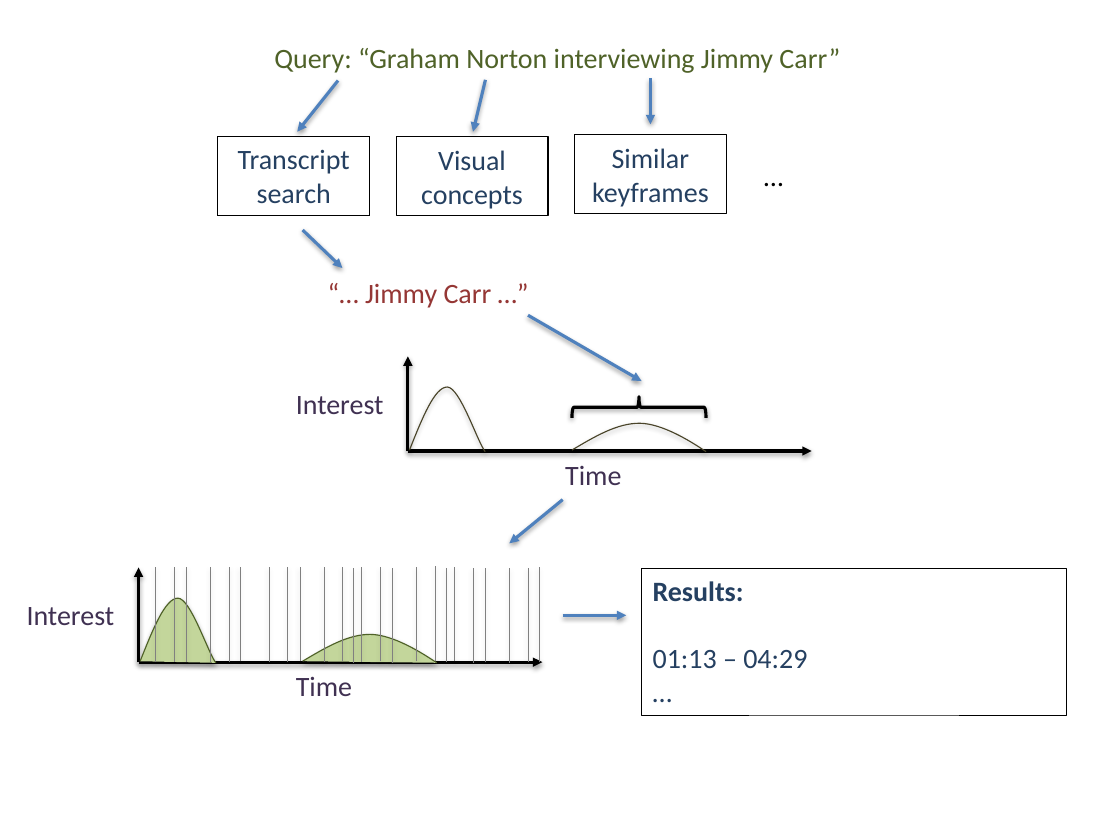
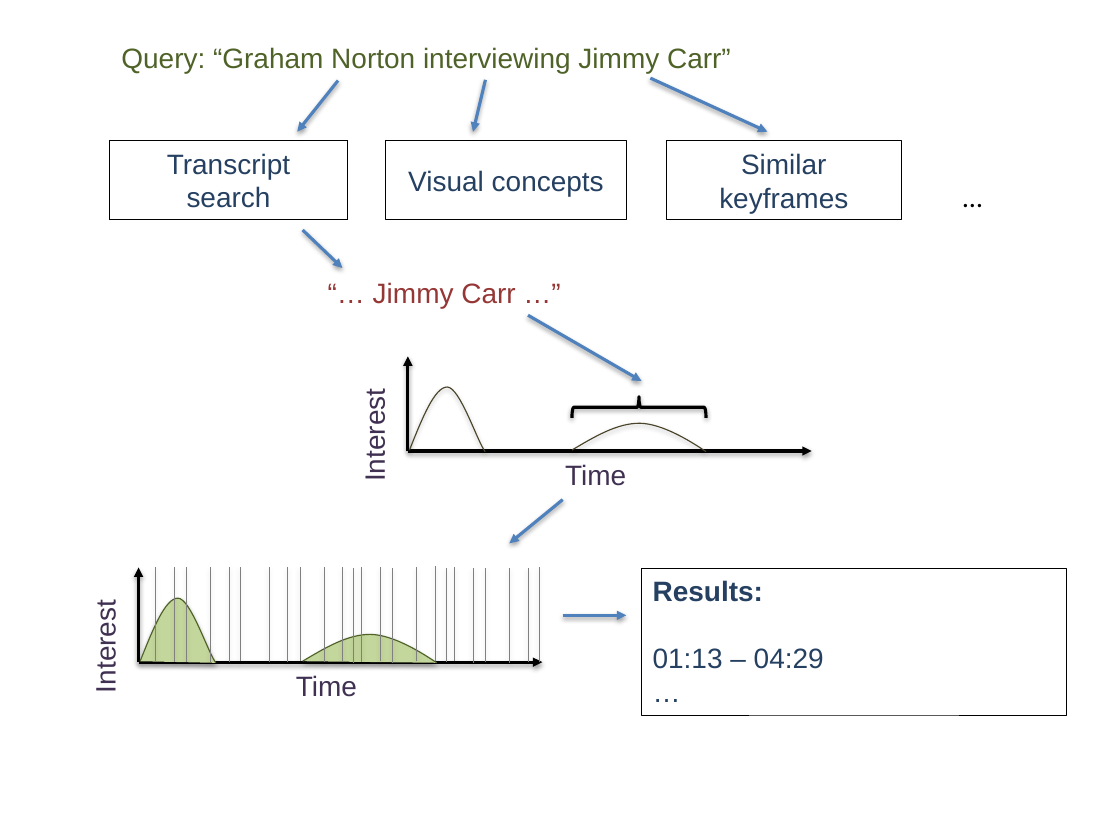
Before and after one commit to daviesjamie/soton-mediaeval2013, a slide deck: slide 2 of presentations/searchhyper.pptx. Drawn at 1120x840 pixels with LibreOffice and Linux fonts; fonts in the diff are those of the drawing; background and template pictures are left out. Boxes give left, top, right and bottom in pixels: in the first picture for what was removed or moved away, otherwise in the second. Text is boxed around its words. In the diff, an @@ line names an element or a change of style, - is before the commit and + after.

Commit message:
fix fonts

```diff
--- a/presentations/searchhyper.pptx
+++ b/presentations/searchhyper.pptx
@@ text "Query: “Graham Norton interviewing Jimmy ...": place and size @@
-text "Query: “Graham Norton interviewing Jimmy ..." at (274, 48, 840, 73)
+text "Query: “Graham Norton interviewing Jimmy ..." at (121, 47, 731, 73)
@@ arrow moved from (651, 78) - (651, 124) to (651, 78) - (767, 132) @@
@@ rectangle "Transcript search": place and size @@
-rectangle "Transcript search" at (217, 137, 370, 216)
+rectangle "Transcript search" at (110, 141, 347, 221)
@@ rectangle "Visual concepts": place and size @@
-rectangle "Visual concepts" at (396, 137, 549, 216)
+rectangle "Visual concepts" at (386, 141, 627, 221)
@@ font Calibri to Arial in 8 elements at (642, 568, 1066, 715), (296, 675, 357, 697), (565, 464, 626, 486), (373, 282, 515, 308), (121, 47, 731, 73), (386, 141, 627, 221), (110, 141, 347, 221), (666, 141, 902, 221) @@
@@ rectangle "Similar keyframes": place and size @@
-rectangle "Similar keyframes" at (575, 134, 727, 214)
+rectangle "Similar keyframes" at (666, 141, 902, 221)
@@ text "…": place and size @@
-text "…" at (753, 153, 795, 198)
+text "…" at (952, 175, 995, 220)
@@ text "Interest": place and size @@
-text "Interest" at (296, 396, 384, 414)
+text "Interest" at (360, 398, 391, 479)
@@ text "Interest" at (360, 398, 391, 479): font Calibri to Arial; rotation 0 to 270 degrees @@
@@ text "Interest" at (90, 609, 121, 690): font Calibri to Arial; rotation 0 to 270 degrees @@
@@ text "Interest": place and size @@
-text "Interest" at (27, 607, 115, 625)
+text "Interest" at (90, 609, 121, 690)
```
Also in this commit, not shown: 1 other slide changed.
